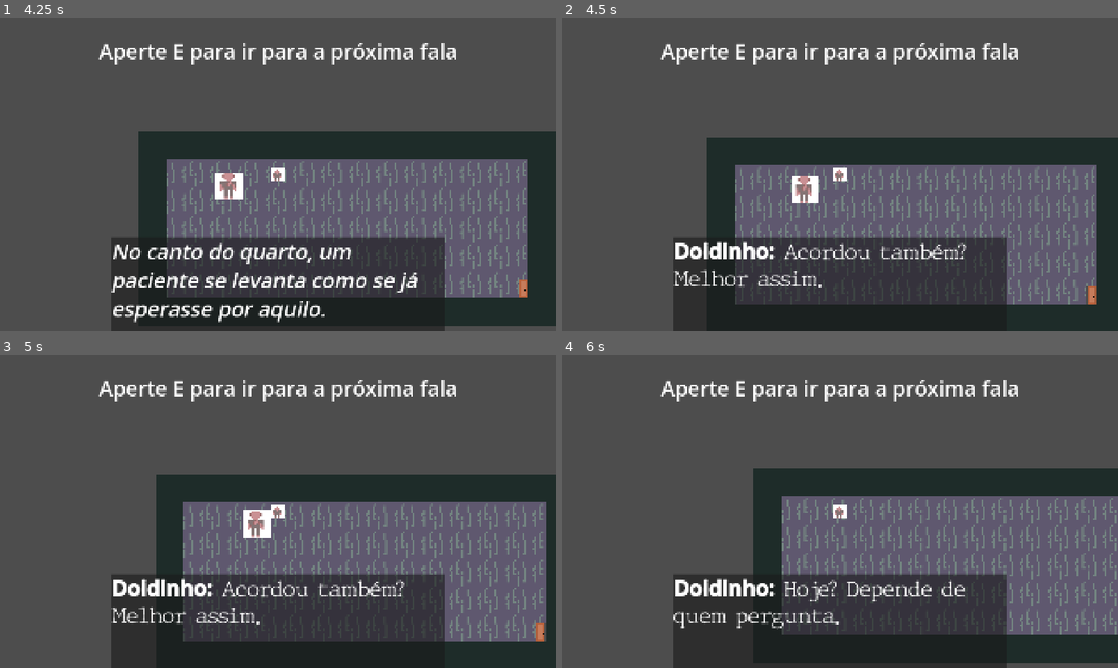
Above: before the commit, frames 1-4 (two rows, left to right).
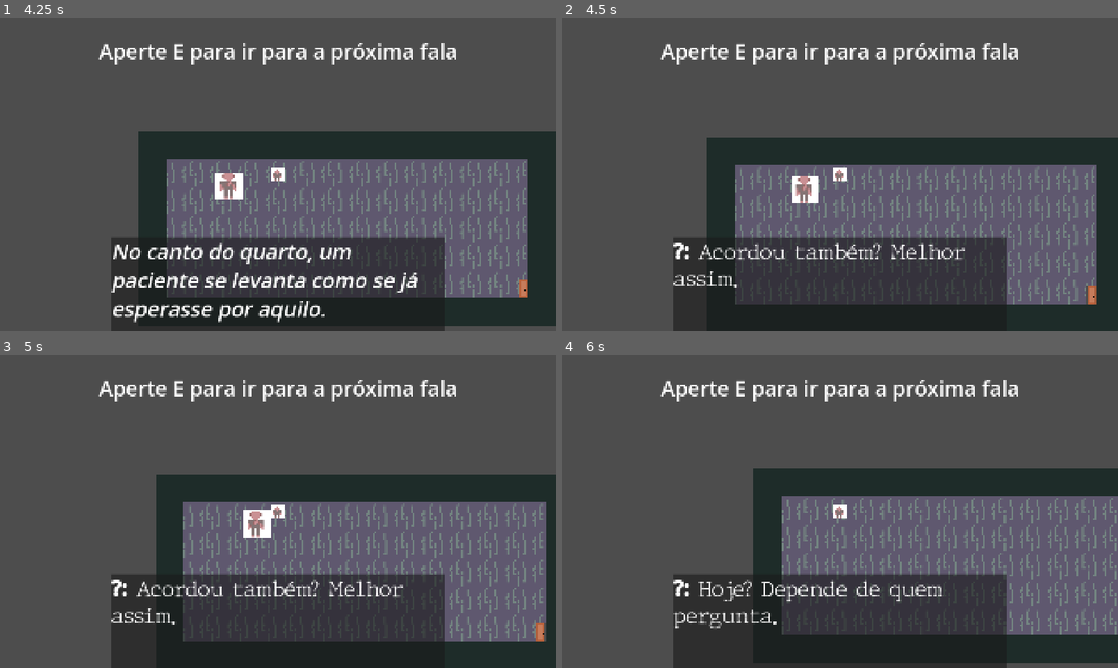
Above: after the commit, the same moments.

Repository: TP-Coltec-UFMG/2026-303-Inferno-no-Sul
Game: Godot game, scene res://scenes/ui/main_menu.tscn
The game is run twice, just before and just after one commit, with the same random seed, the same clock (stepped at 60 frames per second) and the same inputs.
Inputs (mouse positions are in pixels of both pictures, inside the frame that each line leads up to):
- Up to frame 1 (4.25 s): click "Começar" at 0.5 s; tap E (interact) every 0.75 s from 1.25 to 3.5 s; move the mouse to (400, 158) at 1.27 s; hold D (move_right) 1.28-2.03 s; tap C (agachar) at 1.35 s; click (400, 158) at 1.42 s; tap Space (jump) at 1.52, 2.27, 3.77 s; move the mouse to (166, 190) at 2.02 s; hold S (move_down) 2.03-2.78 s; click (166, 190) at 2.1 s; move the mouse to (333, 105) at 2.77 s; hold D (move_right) 2.78-3.53 s; hold 1 (cmd_arremesso) 2.78-3.53 s; move the mouse to (250, 237) at 3.52 s; hold W (move_up) from 3.53 s (still down); tap 3 (cmd_distracao) at 3.6 s; click (250, 237) at 3.67 s
- Up to frame 2 (4.5 s): tap E (interact) at 4.25 s; move the mouse to (1006, 221) at 4.27 s; release W (move_up) at 4.28 s; hold A (move_left) from 4.28 s (still down); hold 2 (cmd_lockpicking) from 4.28 s (still down)
- Up to frame 3 (5 s): keep holding A (move_left); keep holding 2 (cmd_lockpicking); tap Space (jump) at 4.52 s
- Up to frame 4 (6 s): tap E (interact) at 5 s; move the mouse to (673, 464) at 5.02 s; release 2 (cmd_lockpicking) at 5.03 s; tap 4 (cmd_sacrificio) at 5.1 s; tap Space (jump) at 5.27 s; move the mouse to (867, 511) at 5.77 s; release A (move_left) at 5.78 s; hold S (move_down) from 5.78 s (still down); hold E (interact) from 5.78 s (still down); click (867, 511) at 5.92 s

Frame 1 is identical in both runs. In frame 2, 2.0% of the frame differs, in the area x 20-73%, y 71-87%; in frame 3, 2.0%; in frame 4, 2.1%, in the area x 20-73%, y 71-88%.

Commit message:
pequenas alterações no sistema de perseguição

Diff:
--- a/scripts/game/dormitorios.gd
+++ b/scripts/game/dormitorios.gd
@@ -20,18 +20,18 @@
 	{ "quem": "Protagonista", "texto": "Que barulho foi esse?" },
 	{ "quem": "", "texto": "Do corredor vêm passos, portas batendo e vozes tentando sair antes que alguém apareça." },
 	{ "quem": "", "texto": "No canto do quarto, um paciente se levanta como se já esperasse por aquilo." },
-	{ "quem": "Doidinho", "texto": "Acordou também? Melhor assim." },
+	{ "quem": "?", "texto": "Acordou também? Melhor assim." },
 	{ "quem": "Protagonista", "texto": "Quem é você?" },
-	{ "quem": "Doidinho", "texto": "Hoje? Depende de quem pergunta." },
-	{ "quem": "Doidinho", "texto": "Pra eles, eu sou o Doidinho. Pra você, posso ser a chance de sair daqui." },
+	{ "quem": "?", "texto": "Hoje? Depende de quem pergunta." },
+	{ "quem": "?", "texto": "Pra eles, eu sou o ?. Pra você, posso ser a chance de sair daqui." },
 	{ "quem": "Protagonista", "texto": "O que está acontecendo?" },
-	{ "quem": "Doidinho", "texto": "A luz caiu. Quando a luz cai, as portas ficam menos obedientes." },
-	{ "quem": "Doidinho", "texto": "Mas não fica parado. Daqui a pouco eles vêm contar quem ainda tá respirando nesse corredor." },
-	{ "quem": "Doidinho", "texto": "Escuta... não é só a gente tentando sair." },
+	{ "quem": "?", "texto": "A luz caiu. Quando a luz cai, as portas ficam menos obedientes." },
+	{ "quem": "?", "texto": "Mas não fica parado. Daqui a pouco eles vêm contar quem ainda tá respirando nesse corredor." },
+	{ "quem": "?", "texto": "Escuta... não é só a gente tentando sair." },
 	{ "quem": "", "texto": "O barulho aumenta do lado de fora. Alguém força uma porta. Outra pessoa corre pelo corredor." },
-	{ "quem": "Doidinho", "texto": "A cozinha fica depois do pátio. Lá tem coisa útil." },
-	{ "quem": "Doidinho", "texto": "Vem comigo. Sem gritar. Sem correr à toa." },
-	{ "quem": "Doidinho", "texto": "Vamos ali na cozinha." },
+	{ "quem": "?", "texto": "A cozinha fica depois do pátio. Lá tem coisa útil." },
+	{ "quem": "?", "texto": "Vem comigo. Sem gritar. Sem correr à toa." },
+	{ "quem": "?", "texto": "Vamos ali na cozinha." },
 ]
 
 
--- a/scripts/player/player.gd
+++ b/scripts/player/player.gd
@@ -11,7 +11,9 @@
 const STAMINA_CONSUMO      : float = 20.0   # por segundo correndo
 const STAMINA_REGEN        : float = 12.0   # por segundo parado/andando
 const STAMINA_MIN_CORRIDA  : float = 10.0   # mínimo para iniciar sprint
-
+const INTERVALO_VERIFICACAO_SOM := 0.1
+
+var _tempo_desde_ultima_verificacao := 0.0
 var stamina       : float = STAMINA_MAXIMA
 var esta_correndo : bool  = false
 
@@ -228,9 +230,12 @@
 
 func _processar_som(direcao: Vector2, delta: float) -> void:
 	var nivel_alvo := _calcular_nivel_som(direcao)
-
-	# Suaviza variações bruscas de nível de som
 	_nivel_som_acumulado = lerpf(_nivel_som_acumulado, nivel_alvo, 4.0 * delta)
+
+	_tempo_desde_ultima_verificacao += delta
+	if _tempo_desde_ultima_verificacao < INTERVALO_VERIFICACAO_SOM:
+		return
+	_tempo_desde_ultima_verificacao = 0.0
 
 	if _nivel_som_acumulado > 5.0:
 		get_tree().call_group("inimigos", "ouvir_barulho", global_position, _nivel_som_acumulado)
